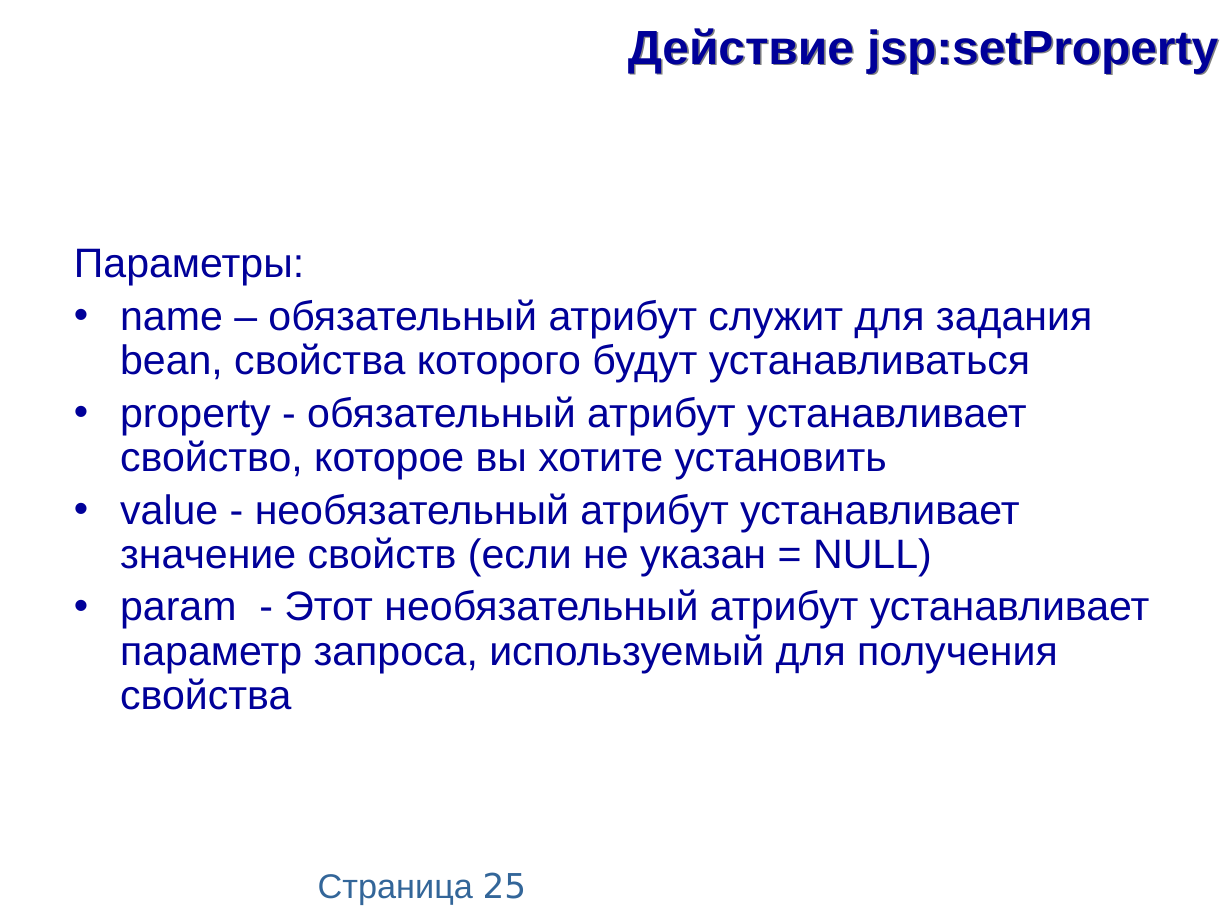
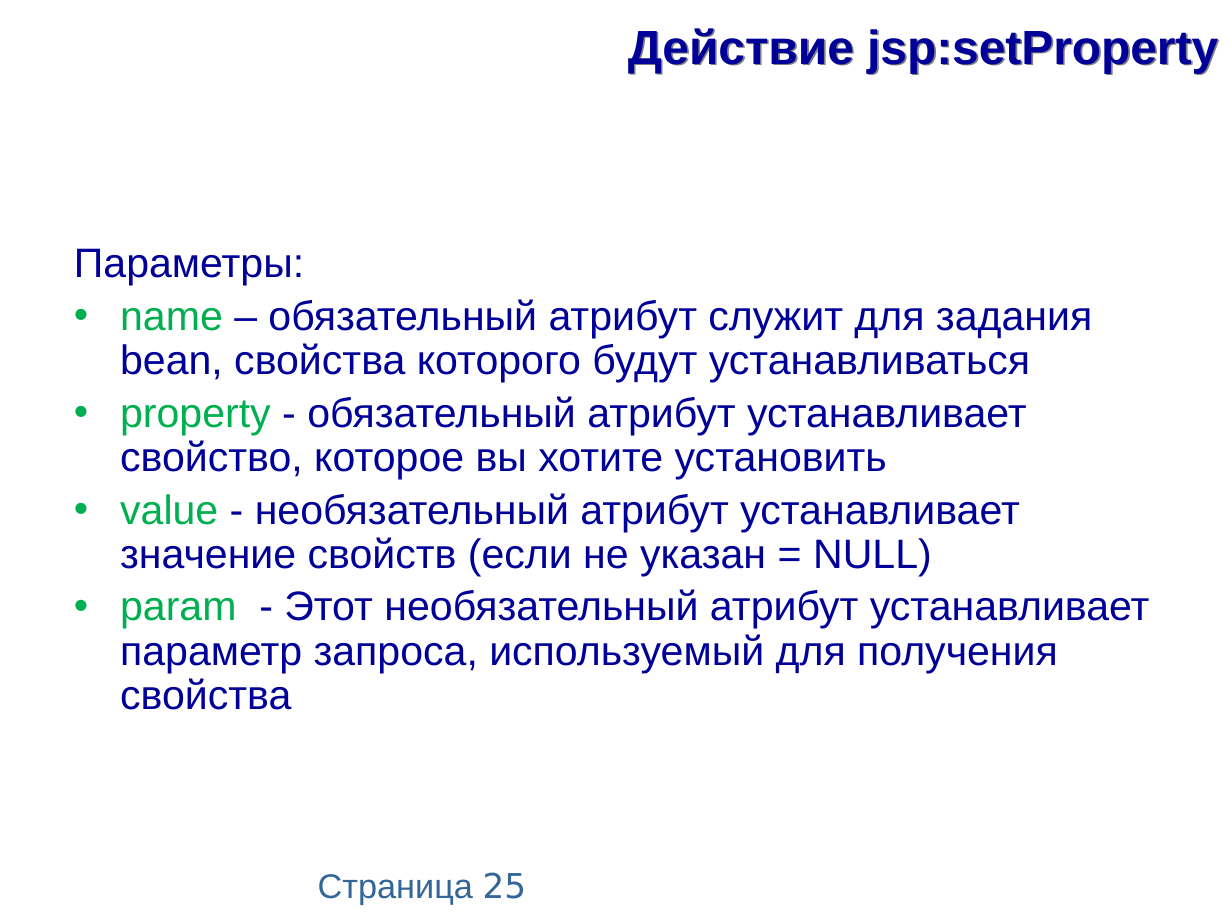
Before and after one commit to maxchv/JavaLessons, a slide deck: slide 25 of Lesson19/lecture-jsp.pptx. Drawn at 1232x924 pixels with LibreOffice and Linux fonts; fonts in the diff are those of the drawing. Boxes give left, top, right and bottom in pixels: in the first picture for what was removed or moved away, otherwise in the second. Text is boxed around its words. In the diff, an @@ line names an element or a change of style, - is before the commit and + after.

```diff
--- a/Lesson19/lecture-jsp.pptx
+++ b/Lesson19/lecture-jsp.pptx
@@ text at bbox=[120, 299, 1150, 710]: text colour #000099 to #00B050 in "name", "property", "value", "param" @@
```
Also in this commit, not shown: 1 other slide changed.
